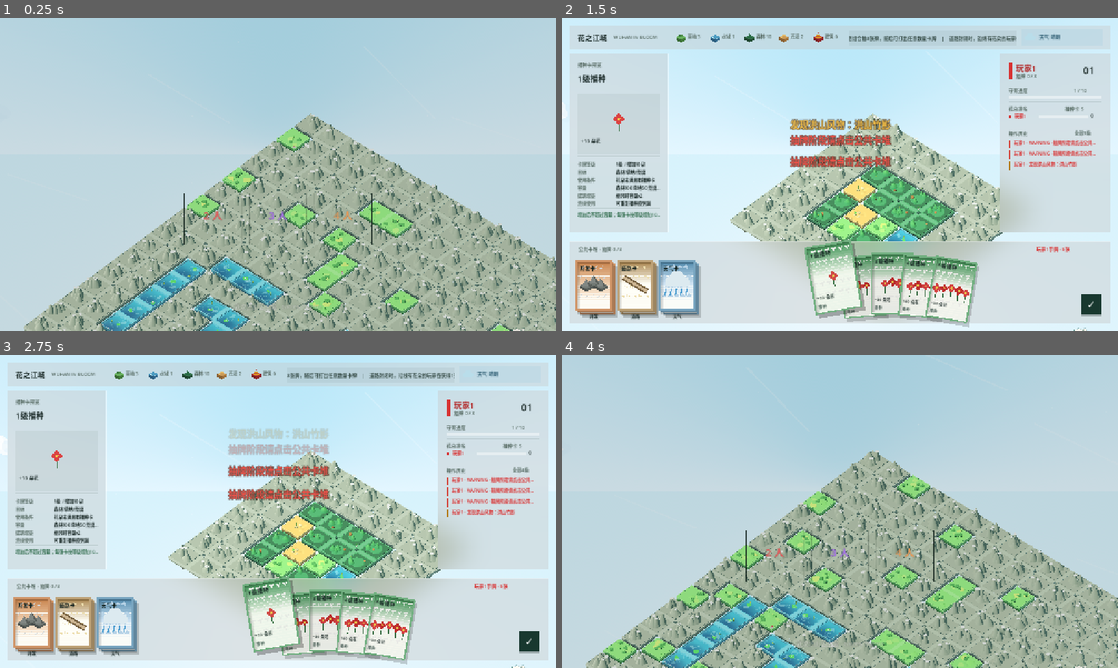
Above: before the commit, frames 1-4 (two rows, left to right).
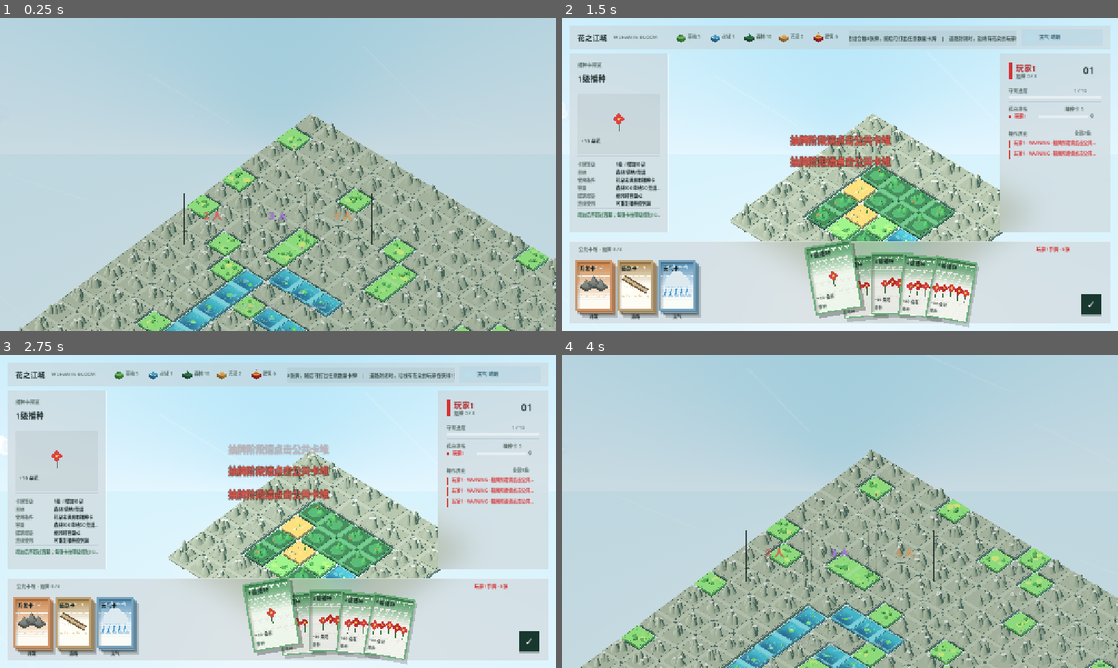
Above: after the commit, the same moments.

Repository: KurtZhang01/growcassonne
Game: Godot game, scene res://scenes/main.tscn
Same seed, same stepped clock (60 frames per second), same inputs: the game is played once before the commit and once after it.
Inputs (mouse positions are in pixels of both pictures, inside the frame that each line leads up to):
- Up to frame 1 (0.25 s): no input
- Up to frame 2 (1.5 s): tap Enter at 0.5 s; move the mouse to (962, 158) at 0.52 s; tap 1 at 0.6 s; click (962, 158) at 0.67 s; tap Space at 0.77 s; drag from (728, 190) to (812, 237) at 1.27 s
- Up to frame 3 (2.75 s): move the mouse to (333, 442) at 2.02 s; tap 3 at 2.1 s; click (333, 442) at 2.17 s
- Up to frame 4 (4 s): drag from (812, 574) to (673, 464) at 2.77 s; move the mouse to (1006, 558) at 3.52 s; tap R at 3.6 s; click (1006, 558) at 3.67 s; tap Space at 3.77 s

The runs differ from the first frame. In frame 1, 15% of the frame differs, in the area x 3-100%, y 33-100%; in frame 2, 3.0%; in frame 3, 2.9%; in frame 4, 20%, in the area x 3-100%, y 30-100%.

Commit message:
Title screen: expand to 50x20 grid, camera size 28, height 28, text at ox=4 oy=7

Diff:
--- a/scripts/main3d.gd
+++ b/scripts/main3d.gd
@@ -311,9 +311,9 @@
 	card_preview_viewport.add_child(world_env)
 
 func _setup_title_world():
-	# 标题场景：20×16地块铺满屏幕
-	var tw = 20; var th = 16
-	# 临时扩展网格到20×16
+	# 标题场景：50×20地块铺满屏幕，GGJ2026在中左下
+	var tw = 50; var th = 20
+	# 扩展网格
 	grid = []; roads = []; plants = []; plant_age = []; flowers = []
 	tile_nodes = []; plant_nodes = []; decor_nodes = []
 	for x in tw:
@@ -324,9 +324,9 @@
 			flowers[x].append([0, 0, 0, 0])
 			tile_nodes[x].append(null); plant_nodes[x].append(null); decor_nodes[x].append(null)
 	grid_origin = Vector2i.ZERO
-	# GGJ2026 文字用水域拼
+	# GGJ2026 文字坐标（ox=4, oy=7，中左下区域）
 	var text_cells = _ggj2026_cells()
-	# 遍历20×16生成地块
+	# 遍历50×20生成地块
 	for x in tw:
 		for y in th:
 			var pos = Vector2i(x, y)
@@ -345,7 +345,7 @@
 	title_label.outline_modulate = Color("#254940")
 	title_label.billboard = BaseMaterial3D.BILLBOARD_DISABLED
 	title_label.no_depth_test = true
-	title_label.position = _world(Vector2i(14, 4)) + Vector3(0, 0.3, 0)
+	title_label.position = _world(Vector2i(36, 6)) + Vector3(0, 0.3, 0)
 	title_label.rotation_degrees = Vector3(-90, 0, -45)
 	title_label.pixel_size = 0.01
 	add_child(title_label)
@@ -361,9 +361,9 @@
 	sub_label.rotation_degrees = Vector3(-90, 0, -45)
 	sub_label.pixel_size = 0.008
 	add_child(sub_label)
-	# 相机设置：拉远看全屏
-	camera.size = 22.0
-	camera.position = Vector3(tw * TILE_SPACING * 0.5, 18, th * TILE_SPACING * 0.3)
+	# 相机：拉高拉远，看到整个50×20网格
+	camera.size = 28.0
+	camera.position = Vector3(tw * TILE_SPACING * 0.5, 28, th * TILE_SPACING * 0.4)
 	camera.rotation_degrees = Vector3(-42, 42, 0)
 
 func _setup_sky_world():
@@ -4381,7 +4381,7 @@
 	}
 	var cells := {}
 	var text = "GGJ2026"
-	var ox = 2; var oy = 8  # 中左下区域
+	var ox = 4; var oy = 7  # 中左下区域（50×20网格内）
 	for ch_idx in text.length():
 		var ch = text[ch_idx]
 		if not font_data.has(ch): ox += 6; continue
